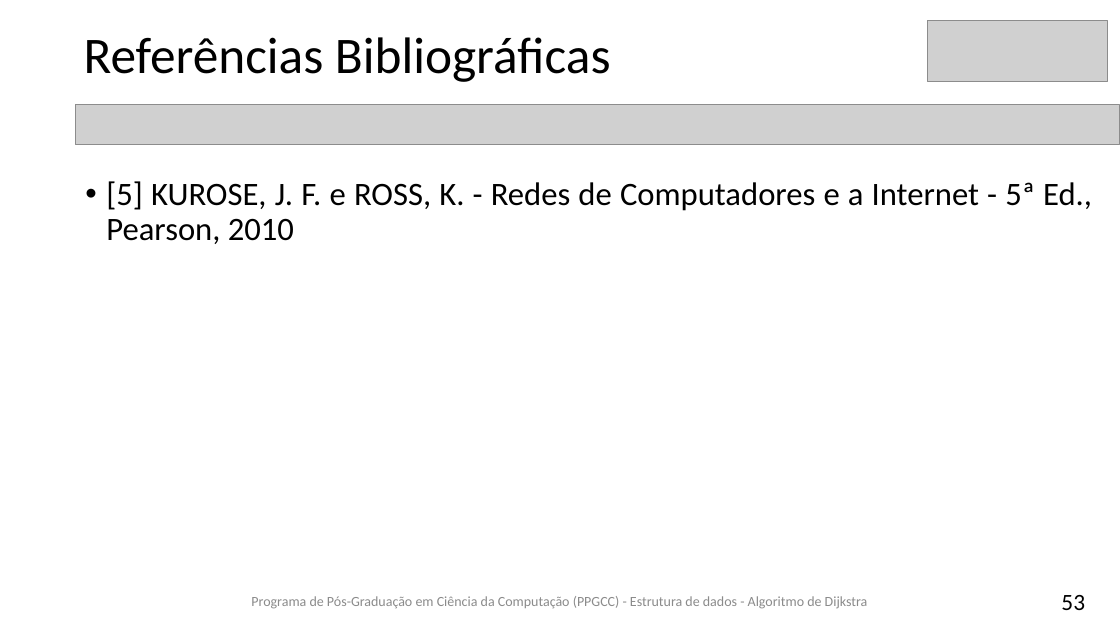
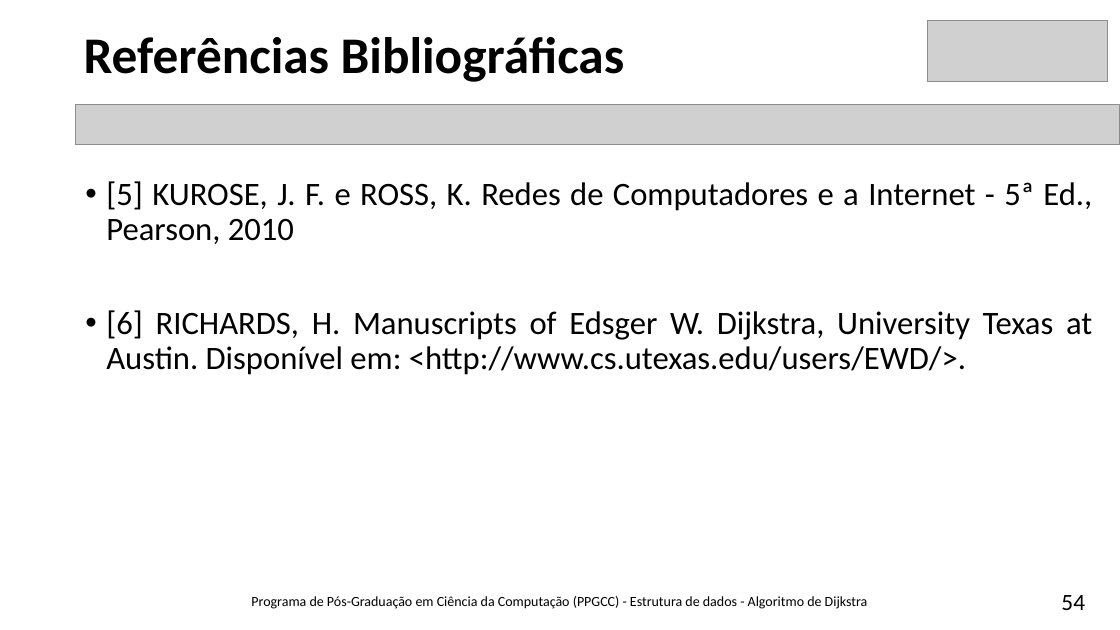
Before and after one commit to brunoslima/Dijkstra-Algorithm, a slide deck: slide 54 of Theory/Algoritmo-Dijkstra-BrunoLima.pptx (slide 53 before the commit). Drawn at 1120x630 pixels with LibreOffice and Linux fonts; fonts in the diff are those of the drawing; grey boxes stand for pictures. Boxes give left, top, right and bottom in pixels: in the first picture for what was removed or moved away, otherwise in the second. Text is boxed around its words. In the diff, an @@ line names an element or a change of style, - is before the commit and + after.

```diff
--- a/Theory/Algoritmo-Dijkstra-BrunoLima.pptx
+++ b/Theory/Algoritmo-Dijkstra-BrunoLima.pptx
@@ title "Referências Bibliográficas" at [84,37,624,82]: bold on @@
@@ text at [106,181,1092,375]: text changed @@
-• [5] KUROSE, J. F. e ROSS, K. - Redes de Computadores e a Internet - 5ª Ed., Pearson, 2010
+• [5] KUROSE, J. F. e ROSS, K. Redes de Computadores e a Internet - 5ª Ed., Pearson, 2010
+• [6] RICHARDS, H. Manuscripts of Edsger W. Dijkstra, University Texas at Austin. Disponível em: <http://www.cs.utexas.edu/users/EWD/>.
@@ text "Programa de Pós-Graduação em Ciência ..." at [251,596,868,609]: text colour #8C8C8C to #000000 @@
@@ page number at [1061,595,1085,610]: text changed @@
-53
+54
```
Also in this commit, not shown: 52 other slides changed, 1 slide added.
